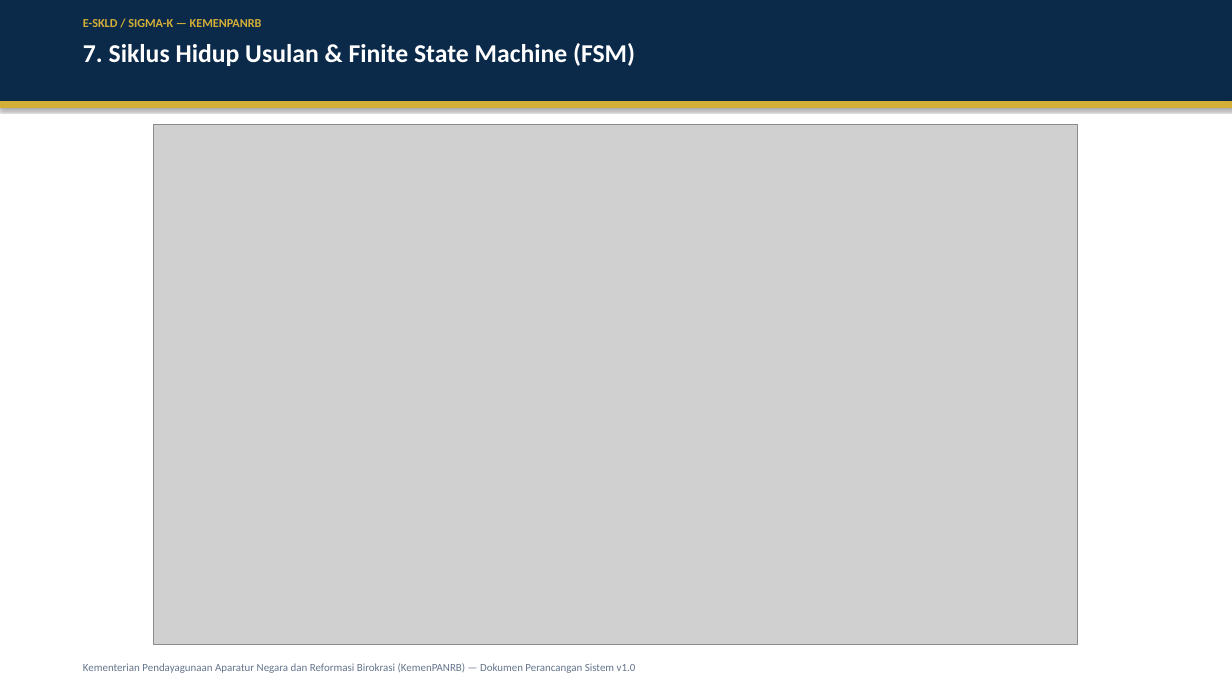
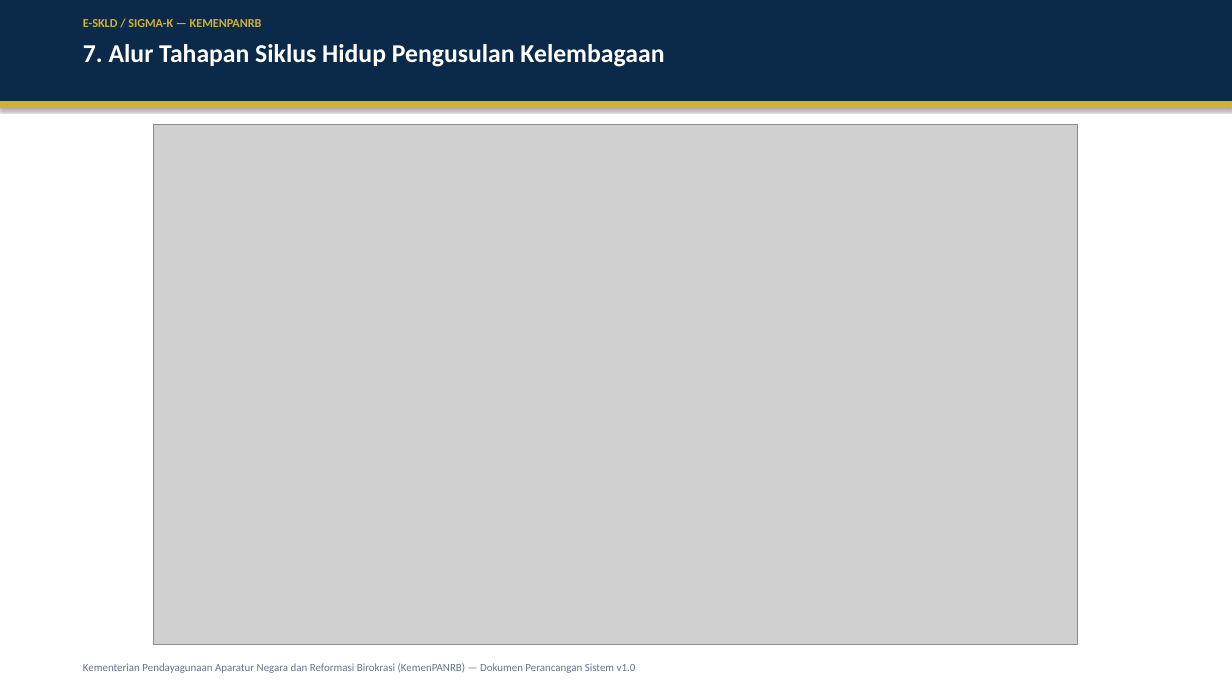
Before and after one commit to B3rlinSugi/Sigma-K, a slide deck: slide 8 of docs/PRESENTASI_PERANCANGAN_SIGMA-K_v1.0.pptx. Drawn at 1232x693 pixels with LibreOffice and Linux fonts; fonts in the diff are those of the drawing; grey boxes stand for pictures. Boxes give left, top, right and bottom in pixels: in the first picture for what was removed or moved away, otherwise in the second. Text is boxed around its words. In the diff, an @@ line names an element or a change of style, - is before the commit and + after.

```diff
--- a/docs/PRESENTASI_PERANCANGAN_SIGMA-K_v1.0.pptx
+++ b/docs/PRESENTASI_PERANCANGAN_SIGMA-K_v1.0.pptx
@@ text at [83,44,664,67]: text changed @@
-7. Siklus Hidup Usulan & Finite State Machine (FSM)
+7. Alur Tahapan Siklus Hidup Pengusulan Kelembagaan
```
Also in this commit, not shown: 13 other slides changed, 24 other files.
